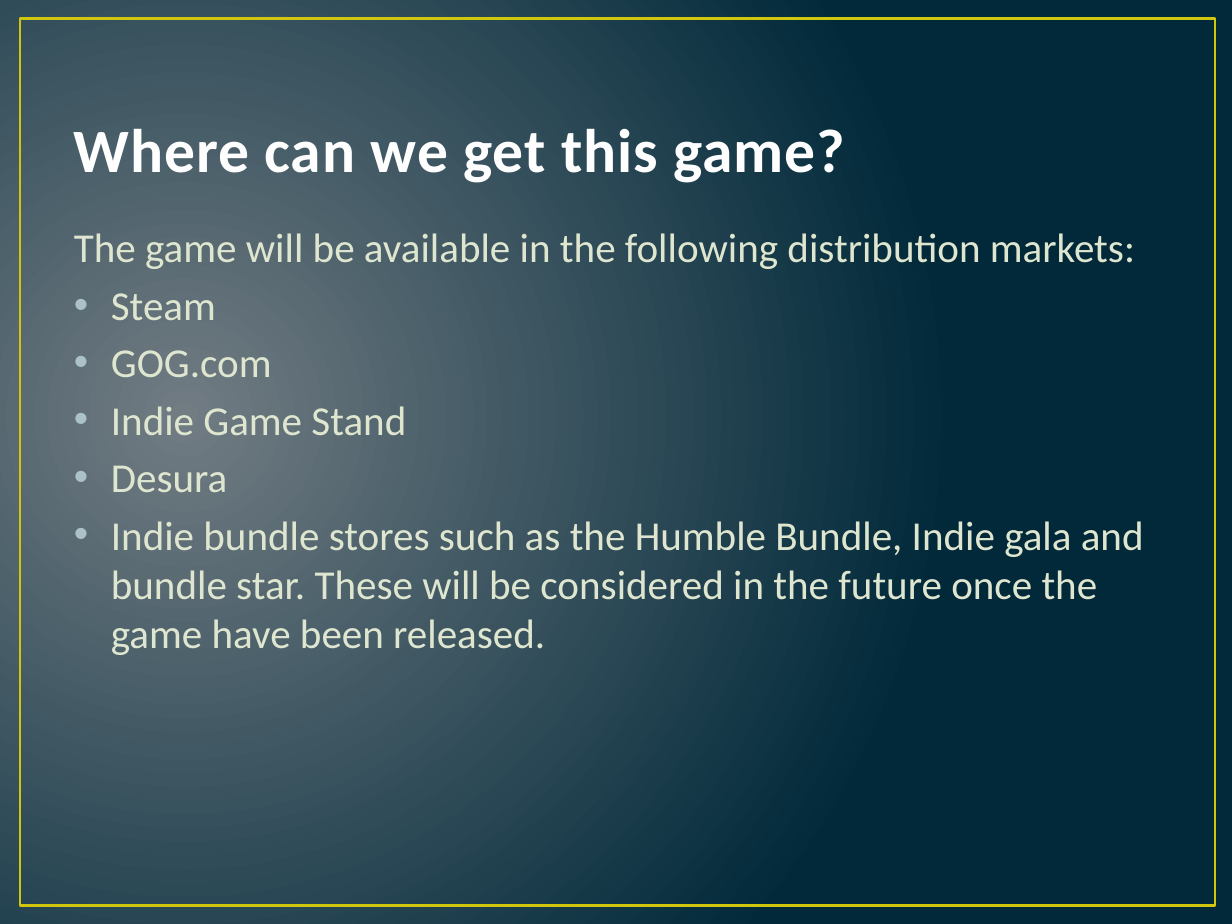
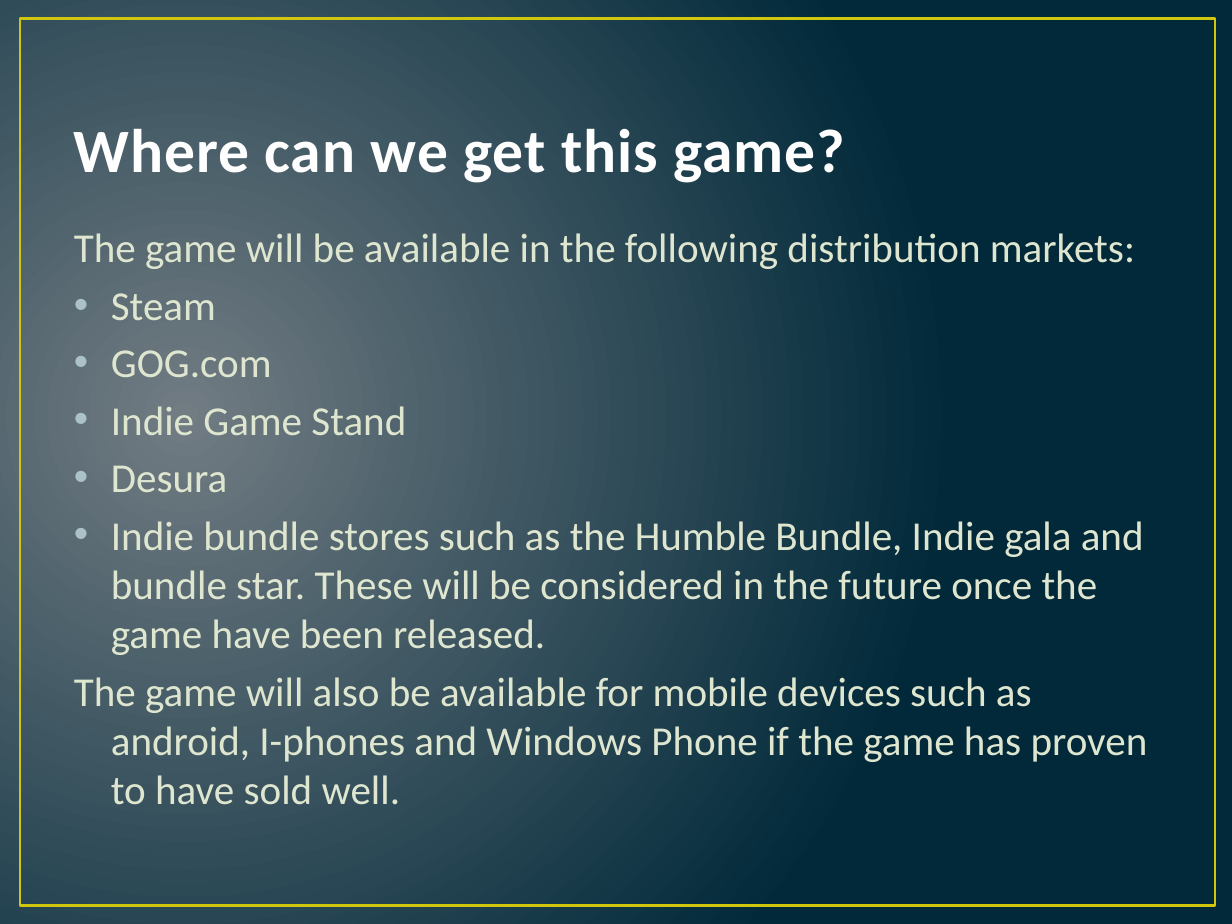
Before and after one commit to Acularius/Pixel-Brother, a slide deck: slide 5 of Assignment/Marketing Presentation/Marketing Presentation Final.pptx. Drawn at 1232x924 pixels with LibreOffice and Linux fonts; fonts in the diff are those of the drawing. Boxes give left, top, right and bottom in pixels: in the first picture for what was removed or moved away, otherwise in the second. Text is boxed around its words. In the diff, an @@ line names an element or a change of style, - is before the commit and + after.

Commit message:
Mobility supprot
Not sure about mobile stuff but I added some stuff thanks to Aaron, plus
I changed the wordings that he messaged me about adding the game to
mobiles

```diff
--- a/Assignment/Marketing Presentation/Marketing Presentation Final.pptx
+++ b/Assignment/Marketing Presentation/Marketing Presentation Final.pptx
@@ text at [74,677,1148,805]: paragraph added @@
+The game will also be available for mobile devices such as android, I-phones and Windows Phone if the game has proven to have sold well.
```
Also in this commit, not shown: 1 other slide changed, 1 slide added.
